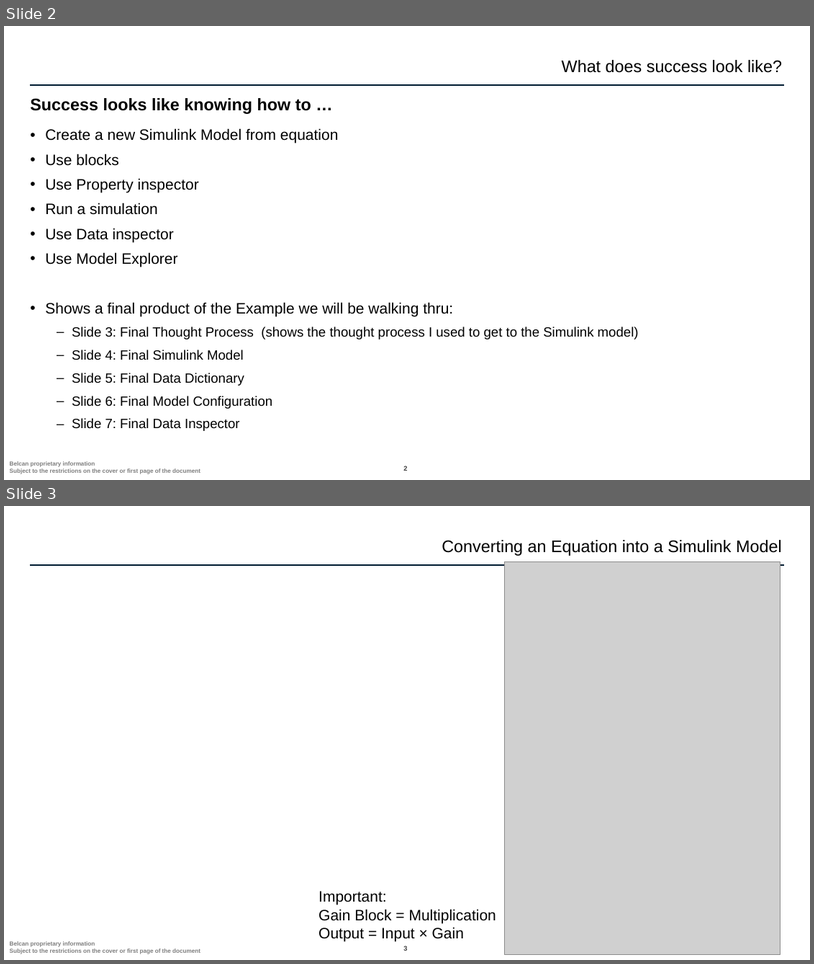
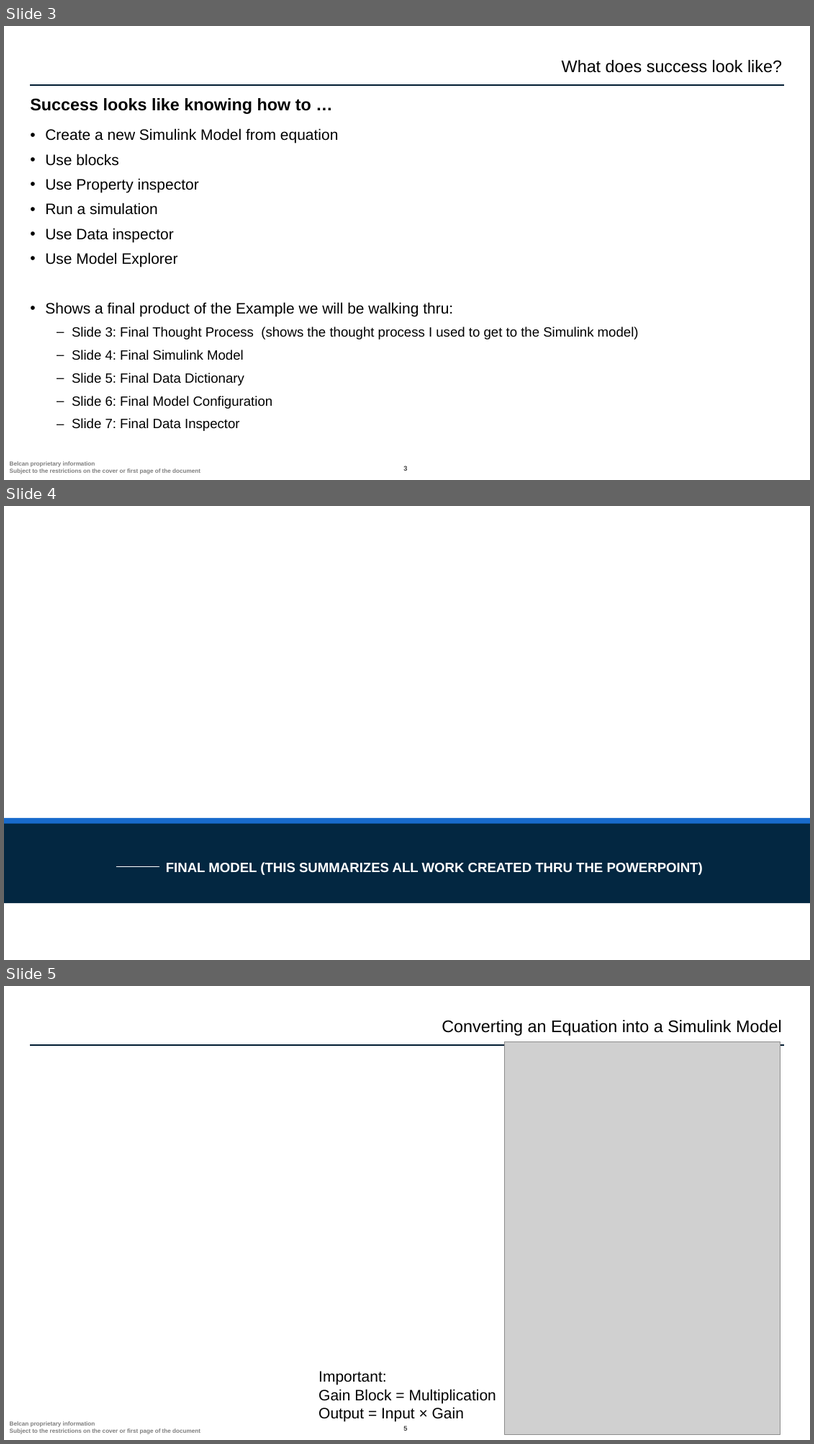
Before and after one commit to ntylerbelcan/aviation-controls-simulink-training-Belcan, a slide deck: ch02/01_polynomial_System/Chapter 2 01_polynomial_System.pptx. Shown one above the other, each under a label of ours: slides 2 and 3 before the commit, slides 3, 4 and 5 after it. The pictures are 814x964 and 814x1444 pixels, drawn with LibreOffice and Linux fonts; fonts in the diff are those of the drawing; grey boxes stand for pictures; background and template pictures are left out. Boxes give left, top, right and bottom in pixels: in the first picture for what was removed or moved away, otherwise in the second. Text is boxed around its words. In the diff, an @@ line names an element or a change of style, - is before the commit and + after.

```diff
--- a/ch02/01_polynomial_System/Chapter 2 01_polynomial_System.pptx
+++ b/ch02/01_polynomial_System/Chapter 2 01_polynomial_System.pptx
@@ slide 4 added at <box>4,506,810,960</box>, background #FFFFFF at 90% opacity @@
@@ rectangle added at <box>4,818,810,903</box>, fill #032741 @@
@@ rectangle added at <box>4,818,810,823</box>, fill #186BCC @@
@@ line added from (116, 866) to (160, 866), #FFFFFF 0.75 pt @@
@@ title added at <box>166,862,703,875</box>, 16 pt, text #FFFFFF, bold @@
+FINAL MODEL (THIS SUMMARIZES ALL WORK CREATED THRU THE POWERPOINT)
@@ what was slide 2 is now slide 3 @@
@@ what was slide 3 is now slide 5 @@
@@ page number at <box>404,1425,407,1432</box>: text changed @@
-3
+5
```
Also in this commit, not shown: 8 other slides added, 1 slide removed.
